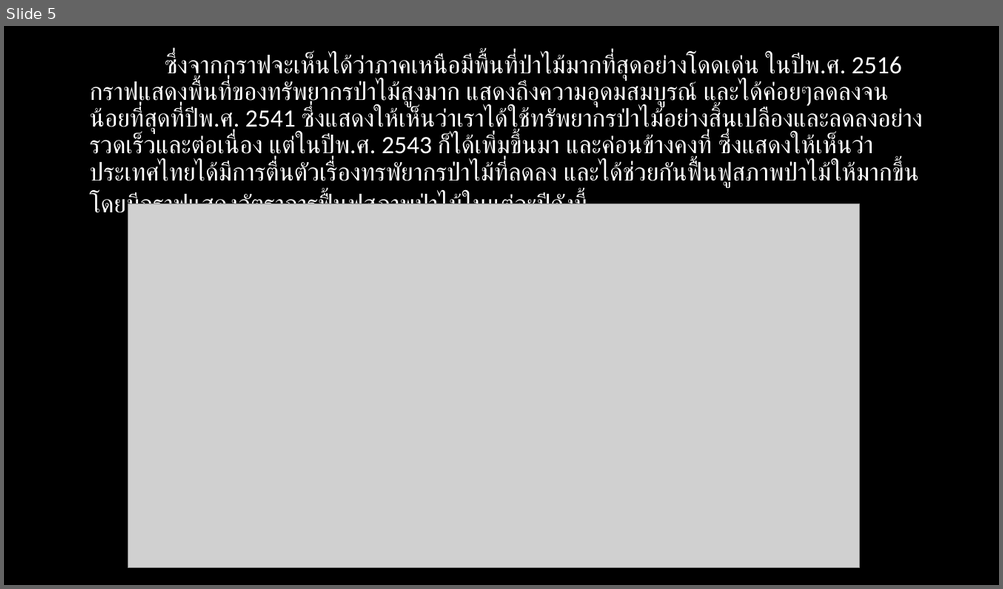
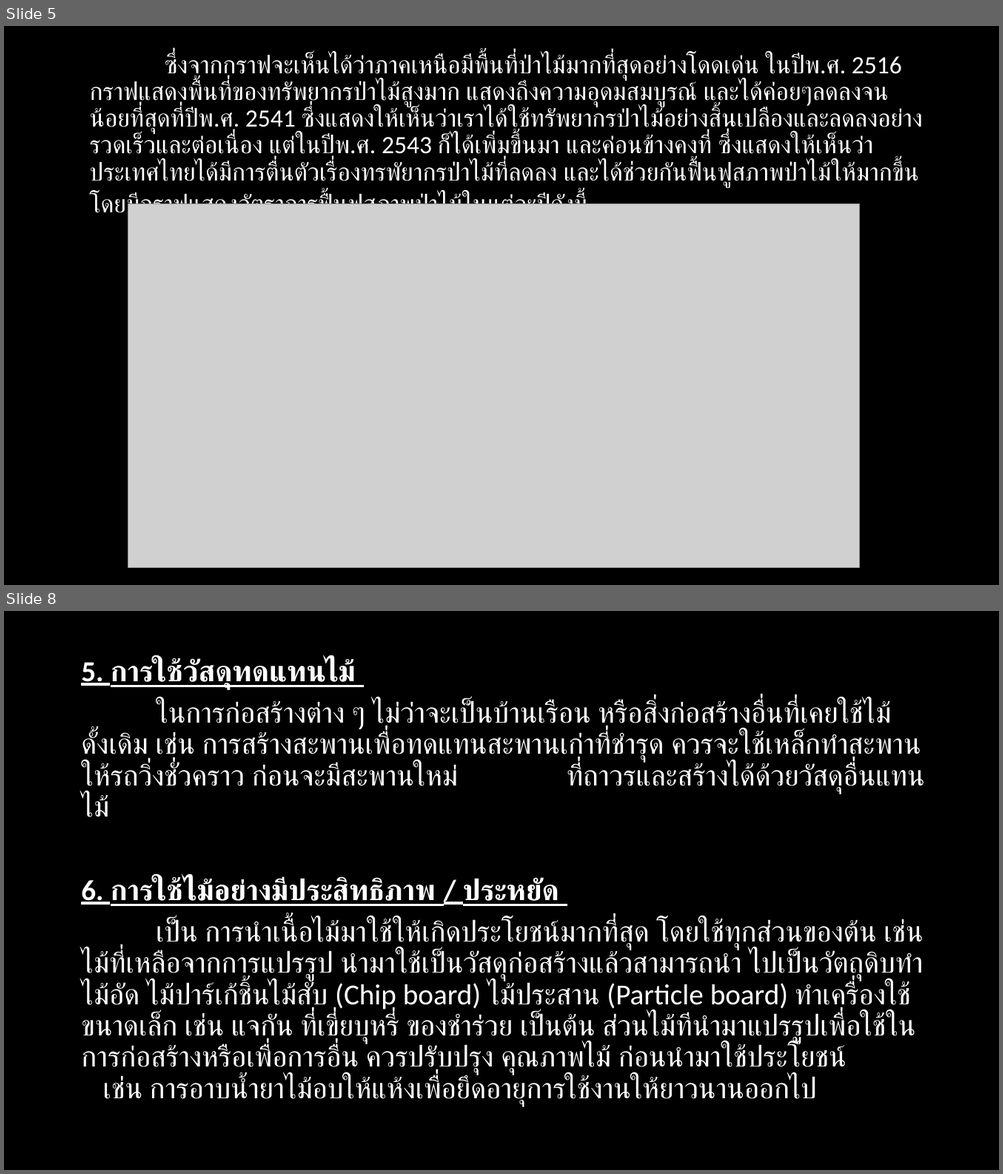
Before and after one commit to chinnatan/TheForest, a slide deck: The Forest.pptx. Shown one above the other, each under a label of ours: slide 5 before the commit, slides 5 and 8 after it; the slides between them are not shown. The pictures are 1003x589 and 1003x1174 pixels, drawn with LibreOffice and Linux fonts; fonts in the diff are those of the drawing; grey boxes stand for pictures. Boxes give left, top, right and bottom in pixels: in the first picture for what was removed or moved away, otherwise in the second. Text is boxed around its words. In the diff, an @@ line names an element or a change of style, - is before the commit and + after.

```diff
--- a/The Forest.pptx
+++ b/The Forest.pptx
@@ slide 8 added at <box>4,611,999,1170</box>, background #000000 @@
@@ text added at <box>81,658,925,1107</box>, 28 pt, text #FFFFFF @@
+5. การใช้วัสดุทดแทนไม้
+ในการก่อสร้างต่าง ๆ ไม่ว่าจะเป็นบ้านเรือน หรือสิ่งก่อสร้างอื่นที่เคยใช้ไม้ดั้งเดิม เช่น การสร้างสะพานเพื่อทดแทนสะพานเก่าที่ชำรุด ควรจะใช้เหล็กทำสะพานให้รถวิ่งชั่วคราว ก่อนจะมีสะพานใหม่ ที่ถาวรและสร้างได้ด้วยวัสดุอื่นแทนไม้
+6. การใช้ไม้อย่างมีประสิทธิภาพ / ประหยัด
+เป็น การนำเนื้อไม้มาใช้ให้เกิดประโยชน์มากที่สุด โดยใช้ทุกส่วนของต้น เช่น ไม้ที่เหลือจากการแปรรูป นำมาใช้เป็นวัสดุก่อสร้างแล้วสามารถนำ ไปเป็นวัตถุดิบทำไม้อัด ไม้ปาร์เก้ชิ้นไม้สับ (Chip board) ไม้ประสาน (Particle board) ทำเครื่องใช้ขนาดเล็ก เช่น แจกัน ที่เขี่ยบุหรี่ ของชำร่วย เป็นต้น ส่วนไม้ทีนำมาแปรรูปเพื่อใช้ในการก่อสร้างหรือเพื่อการอื่น ควรปรับปรุง คุณภาพไม้ ก่อนนำมาใช้ประโยชน์ เช่น การอาบน้ำยาไม้อบให้แห้งเพื่อยึดอายุการใช้งานให้ยาวนานออกไป
```
Also in this commit, not shown: 1 slide changed, 4 other slides added.
